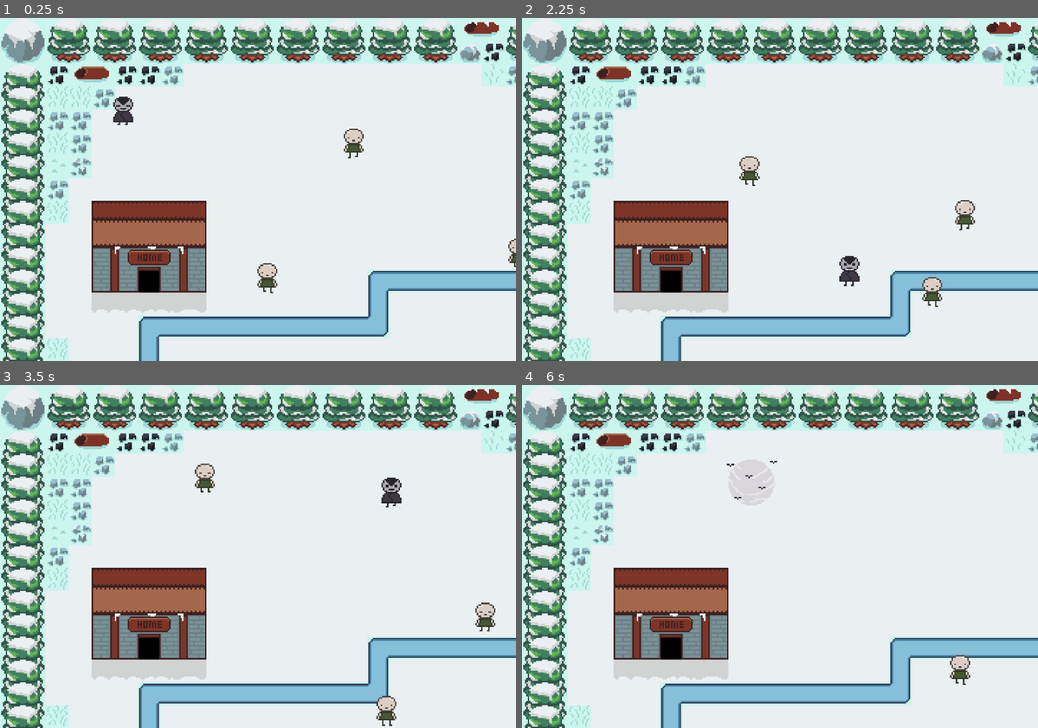
Above: before the commit, frames 1-4 (two rows, left to right).
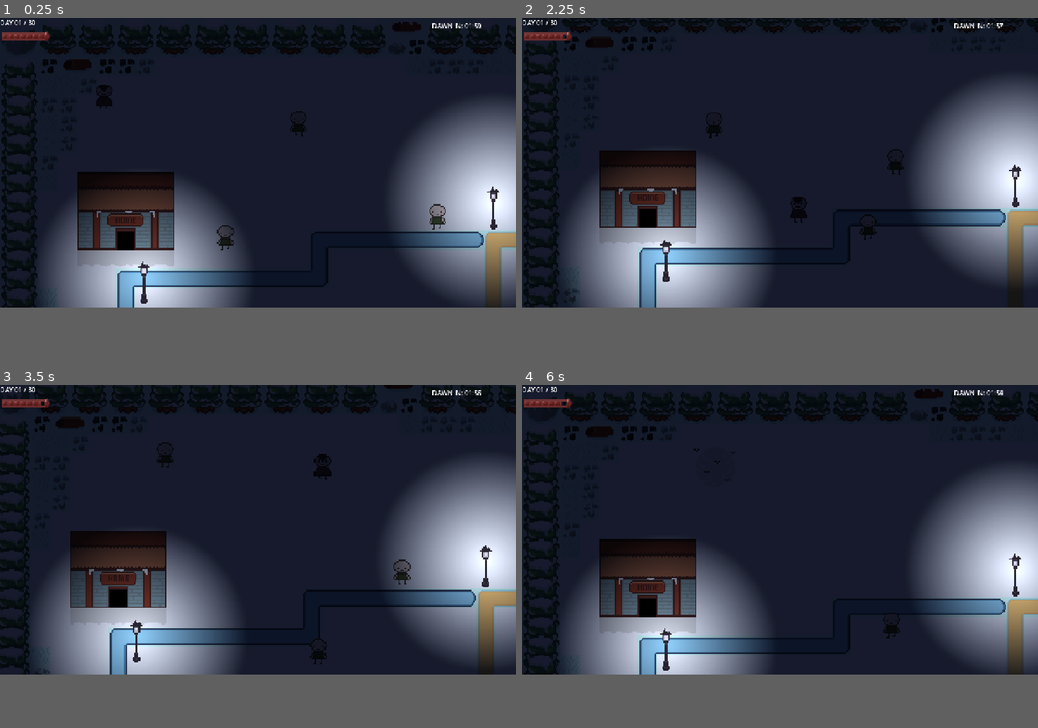
Above: after the commit, the same moments.

Repository: JLKern13/AV_GMTK_GJ_2026
Game: Godot game, scene res://Game/AlaskaTown.tscn
The game is run twice, just before and just after one commit, with the same random seed, the same clock (stepped at 60 frames per second) and the same inputs.
Inputs:
- Up to frame 1 (0.25 s): no input
- Up to frame 2 (2.25 s): tap Enter (ui_accept) at 0.5, 0.77, 1.52 s; hold Right (ui_right) 0.53-1.28 s; hold Down (ui_down) 1.28-2.03 s; hold Right (ui_right) from 2.03 s (still down)
- Up to frame 3 (3.5 s): release Right (ui_right) at 2.78 s; hold Up (ui_up) from 2.78 s (still down); tap Enter (ui_accept) at 3.02 s
- Up to frame 4 (6 s): release Up (ui_up) at 3.53 s; hold Left (ui_left) 3.53-5.03 s; tap Enter (ui_accept) at 3.77, 4.52 s; hold Down (ui_down) 5.03-5.78 s; hold Right (ui_right) from 5.78 s (still down)
In our replay, the window is 800x533 before the commit and 800x450 after it. These sizes can differ from the game's own. Grey fills any space a smaller window leaves; there, only what the larger window draws over its background counts as a difference.

The runs differ from the first frame. In frame 1, 88% of the frame differs, in the area x 0-100%, y 0-100%; in frame 2, 88%; in frame 3, 88%; in frame 4, 88%.

Commit message:
Music, UI, SFX, Tilemap, streetlights, etc.
Sic... game jams are fun but this is going SUPER fast and I'm having trouble keeping track of what I did, let alone making decent notes lol

Game sort of works for now.  Need to add pathing, but lights and lighting/stealth system works and civilians wander and flee.

Tilemap has physics layer and terrains setup, but map is currently mostly handcrafted lol

Family is a little stressed, but we're perservering.  Even if this isn't perfect when its submitted, I hope this is something we're all proud of when we're done!

Diff:
--- a/alaskan-vampire-(gmtk-gj-2026)/Entities/NPCs/BaseNPC.gd
+++ b/alaskan-vampire-(gmtk-gj-2026)/Entities/NPCs/BaseNPC.gd
@@ -8,6 +8,7 @@
 @export var drain_duration: float = 3.0
 @export var panic_speed: float = 80.0
 @export var normal_speed: float = 40.0
+@export var panic_screams: Array[AudioStream] = []
 
 var is_alert: bool = false
 var target_player: Player = null
@@ -19,6 +20,7 @@
 @onready var animated_sprite: AnimatedSprite2D = $AnimatedSprite2D
 @onready var detection_area: Area2D = $VisionPivot/VisionCone
 @onready var vision_pivot: Node2D = $VisionPivot # Ensure your pivot node is named VisionPivot
+@onready var scream_player: AudioStreamPlayer2D = $ScreamPlayer
 
 func _ready() -> void:
 	move_speed = normal_speed
@@ -43,8 +45,10 @@
 		State.WANDER:
 			velocity = wander_direction * normal_speed
 			animated_sprite.play("Walking")
-			if wander_direction.x != 0:
-				animated_sprite.flip_h = (wander_direction.x < 0)
+			if wander_direction.x < 0:
+				animated_sprite.flip_h = false
+			else:
+				animated_sprite.flip_h = true
 			move_and_slide()
 
 		State.PANIC:
@@ -52,8 +56,10 @@
 			if target_player:
 				var flee_direction = (global_position - target_player.global_position).normalized()
 				velocity = flee_direction * panic_speed
-				if flee_direction.x != 0:
-					animated_sprite.flip_h = (flee_direction.x < 0)
+				if flee_direction.x < 0:
+					animated_sprite.flip_h = false
+				else:
+					animated_sprite.flip_h = true
 				move_and_slide()
 
 		State.BEING_EATEN:
@@ -99,8 +105,24 @@
 	if current_state == State.BEING_EATEN:
 		return
 
+	# ONLY trigger the scream if they were NOT already panicking!
+	if current_state != State.PANIC:
+		play_random_scream()
+
 	current_state = State.PANIC
 	target_player = player_node
+
+func play_random_scream() -> void:
+	if panic_screams.is_empty():
+		return
+
+	# Pick a random audio clip from your fiancée's recordings!
+	var random_scream = panic_screams.pick_random()
+
+	scream_player.stream = random_scream
+	# Slightly adjust pitch each time for extra natural variation (e.g., 0.9x to 1.1x speed/pitch)
+	scream_player.pitch_scale = randf_range(0.9, 1.1)
+	scream_player.play()
 
 func on_being_eaten() -> void:
 	current_state = State.BEING_EATEN
--- a/alaskan-vampire-(gmtk-gj-2026)/Entities/NPCs/BaseNPC.tscn
+++ b/alaskan-vampire-(gmtk-gj-2026)/Entities/NPCs/BaseNPC.tscn
@@ -85,6 +85,9 @@
 
 [node name="BaseNPC" type="CharacterBody2D" unique_id=1769980847]
 script = ExtResource("1_714sj")
+panic_screams = Array[AudioStream]([null, null, null, null, null, null])
+
+[node name="ScreamPlayer" type="AudioStreamPlayer2D" parent="." unique_id=1144079078]
 
 [node name="CollisionShape2D" type="CollisionShape2D" parent="." unique_id=1882462880]
 position = Vector2(0, -0.5)
@@ -92,8 +95,7 @@
 
 [node name="AnimatedSprite2D" type="AnimatedSprite2D" parent="." unique_id=880376257]
 sprite_frames = SubResource("SpriteFrames_bn8sg")
-animation = &"Panicking"
-frame_progress = 0.2760628
+animation = &"Idle"
 
 [node name="VisionPivot" type="Node2D" parent="." unique_id=1252162196]
 
--- a/alaskan-vampire-(gmtk-gj-2026)/Entities/Player/Player.gd
+++ b/alaskan-vampire-(gmtk-gj-2026)/Entities/Player/Player.gd
@@ -2,13 +2,39 @@
 extends BaseEntity
 
 signal blood_gained(amount: int)
+signal blood_changed(current_blood: float, max_blood: float)
 signal player_caught
+
+@export var max_blood: float = 100.0
+@export var current_blood: float = 100.0
+@export var blood_drain_rate: float = 2.0 # Drains 2 blood per second
 
 @onready var animated_sprite: AnimatedSprite2D = $AnimatedSprite2D
 @onready var attack_area: Area2D = $AttackArea
 
 var is_feeding: bool = false
 var is_damaged: bool = false
+
+func _ready() -> void:
+	is_in_shadow = true
+
+func _process(delta: float) -> void:
+	# Continuous blood drain over time
+	if current_blood > 0:
+		current_blood -= blood_drain_rate * delta
+		current_blood = max(current_blood, 0.0)
+		blood_changed.emit(current_blood, max_blood)
+
+		if current_blood <= 0:
+			on_starved()
+
+func add_blood(amount: float) -> void:
+	current_blood = min(current_blood + amount, max_blood)
+	blood_changed.emit(current_blood, max_blood)
+
+func on_starved() -> void:
+	print("Vampy starved! Game Over.")
+	# Handle death/game over transition here
 
 func _physics_process(_delta: float) -> void:
 	# Block movement if currently feeding or taking damage
@@ -27,8 +53,10 @@
 	# Update sprite animations & flipping
 	if direction != Vector2.ZERO:
 		animated_sprite.play("Walking")
-		if direction.x != 0:
-			animated_sprite.flip_h = (direction.x < 0)
+		if direction.x < 0:
+			animated_sprite.flip_h = false
+		else:
+			animated_sprite.flip_h = true
 	else:
 		animated_sprite.play("Idle")
 
@@ -51,20 +79,16 @@
 func start_feeding(target_npc: BaseNPC) -> void:
 	is_feeding = true
 	velocity = Vector2.ZERO
-
-	# Play dust cloud animation
 	animated_sprite.play("Feeding")
 
-	# Tell the NPC to lock up / enter "being fed on" state
 	target_npc.on_being_eaten()
-
-	# Wait for NPC's required drain duration (e.g., 3.0s for civilian, 4.5s for police)
 	await get_tree().create_timer(target_npc.drain_duration).timeout
 
-	# Check if player was interrupted (e.g., caught by a cop during the timer)
 	if is_feeding:
-		blood_gained.emit(target_npc.blood_value)
-		target_npc.queue_free() # Remove NPC from scene
+		# Reward the player with blood and update HUD!
+		add_blood(target_npc.blood_value)
+
+		target_npc.queue_free()
 		is_feeding = false
 		animated_sprite.play("Idle")
 
--- /dev/null
+++ b/alaskan-vampire-(gmtk-gj-2026)/Game/AlaskaTown.gd
@@ -0,0 +1,42 @@
+extends Node2D
+
+@export var night_duration_seconds: float = 120.0 # 2 minutes per night
+@export var current_day: int = 1
+@export var max_days: int = 30
+
+var time_remaining: float = 0.0
+var is_night_active: bool = true
+
+@onready var player: Player = $Player
+@onready var hud: HUD = $HUD
+
+func _ready() -> void:
+	time_remaining = night_duration_seconds
+
+	# Connect HUD signals
+	player.blood_changed.connect(hud.update_blood_display)
+	hud.update_day_display(current_day, max_days)
+
+func _process(delta: float) -> void:
+	if not is_night_active:
+		return
+
+	# Tick down the night timer
+	time_remaining -= delta
+	time_remaining = max(time_remaining, 0.0)
+	hud.update_time_display(time_remaining)
+
+	# Check for Dawn (Player survived the night!)
+	if time_remaining <= 0.0:
+		on_dawn_arrived()
+
+func on_dawn_arrived() -> void:
+	is_night_active = false
+	print("Dawn has broken! Day %d survived!" % current_day)
+
+	# Check if Vampy has enough blood stored to survive or move to next day
+	if current_day < max_days:
+		current_day += 1
+		# Trigger end-of-day sequence or reset scene for next night
+	else:
+		print("YOU SURVIVED THE ALASKAN WINTER! WIN GAME!")
--- a/alaskan-vampire-(gmtk-gj-2026)/Game/AlaskaTown.tscn
+++ b/alaskan-vampire-(gmtk-gj-2026)/Game/AlaskaTown.tscn
@@ -1,8 +1,12 @@
 [gd_scene format=4 uid="uid://ddgoy8w4kdcbq"]
 
 [ext_resource type="PackedScene" uid="uid://b47ql64iggam7" path="res://Entities/Player/Player.tscn" id="1_k0bx8"]
+[ext_resource type="Script" uid="uid://uml4mr7qkudv" path="res://Game/AlaskaTown.gd" id="1_qqsc8"]
+[ext_resource type="AudioStream" uid="uid://b41kfpwd5242c" path="res://Assets/Music/Scared_Silly_60s_version.wav" id="2_1lbcv"]
+[ext_resource type="PackedScene" uid="uid://ca8hwabrt2r3" path="res://Game/HUD.tscn" id="2_8ar4f"]
 [ext_resource type="PackedScene" uid="uid://b5lx3kpnuh82k" path="res://Entities/NPCs/BaseNPC.tscn" id="2_yjy7j"]
 [ext_resource type="Texture2D" uid="uid://ctmadibbm8axl" path="res://Assets/Game/snowy_tileset_zaph.png" id="3_1lbcv"]
+[ext_resource type="PackedScene" uid="uid://dh3kj3dde8apu" path="res://Game/streetlight.tscn" id="4_yjy7j"]
 
 [sub_resource type="TileSetAtlasSource" id="TileSetAtlasSource_qqsc8"]
 texture = ExtResource("3_1lbcv")
@@ -202,17 +206,20 @@
 2:3/0 = 0
 2:3/0/terrain_set = 0
 2:3/0/terrain = 7
+2:3/0/physics_layer_0/polygon_0/points = PackedVector2Array(-8, -8, 8, -8, 8, 8, -8, 8)
 2:3/0/terrains_peering_bit/right_side = 7
 2:3/0/terrains_peering_bit/bottom_side = 7
 3:3/0 = 0
 3:3/0/terrain_set = 0
 3:3/0/terrain = 7
+3:3/0/physics_layer_0/polygon_0/points = PackedVector2Array(-8, -8, 8, -8, 8, 8, -8, 8)
 3:3/0/terrains_peering_bit/right_side = 7
 3:3/0/terrains_peering_bit/bottom_side = 7
 3:3/0/terrains_peering_bit/left_side = 7
 4:3/0 = 0
 4:3/0/terrain_set = 0
 4:3/0/terrain = 7
+4:3/0/physics_layer_0/polygon_0/points = PackedVector2Array(-8, -8, 8, -8, 8, 8, -8, 8)
 4:3/0/terrains_peering_bit/bottom_side = 7
 4:3/0/terrains_peering_bit/left_side = 7
 5:3/0 = 0
@@ -261,12 +268,14 @@
 2:4/0 = 0
 2:4/0/terrain_set = 0
 2:4/0/terrain = 7
+2:4/0/physics_layer_0/polygon_0/points = PackedVector2Array(-8, -8, 8, -8, 8, 8, -8, 8)
 2:4/0/terrains_peering_bit/right_side = 7
 2:4/0/terrains_peering_bit/bottom_side = 7
 2:4/0/terrains_peering_bit/top_side = 7
 3:4/0 = 0
 3:4/0/terrain_set = 0
 3:4/0/terrain = 7
+3:4/0/physics_layer_0/polygon_0/points = PackedVector2Array(-8, -8, 8, -8, 8, 8, -8, 8)
 3:4/0/terrains_peering_bit/right_side = 7
 3:4/0/terrains_peering_bit/bottom_side = 7
 3:4/0/terrains_peering_bit/left_side = 7
@@ -274,6 +283,7 @@
 4:4/0 = 0
 4:4/0/terrain_set = 0
 4:4/0/terrain = 7
+4:4/0/physics_layer_0/polygon_0/points = PackedVector2Array(-8, -8, 8, -8, 8, 8, -8, 8)
 4:4/0/terrains_peering_bit/bottom_side = 7
 4:4/0/terrains_peering_bit/left_side = 7
 4:4/0/terrains_peering_bit/top_side = 7
@@ -335,17 +345,20 @@
 2:5/0 = 0
 2:5/0/terrain_set = 0
 2:5/0/terrain = 7
+2:5/0/physics_layer_0/polygon_0/points = PackedVector2Array(-8, -8, 8, -8, 8, 8, -8, 8)
 2:5/0/terrains_peering_bit/right_side = 7
 2:5/0/terrains_peering_bit/top_side = 7
 3:5/0 = 0
 3:5/0/terrain_set = 0
 3:5/0/terrain = 7
+3:5/0/physics_layer_0/polygon_0/points = PackedVector2Array(-8, -8, 8, -8, 8, 8, -8, 8)
 3:5/0/terrains_peering_bit/right_side = 7
 3:5/0/terrains_peering_bit/left_side = 7
 3:5/0/terrains_peering_bit/top_side = 7
 4:5/0 = 0
 4:5/0/terrain_set = 0
 4:5/0/terrain = 7
+4:5/0/physics_layer_0/polygon_0/points = PackedVector2Array(-8, -8, 8, -8, 8, 8, -8, 8)
 4:5/0/terrains_peering_bit/left_side = 7
 4:5/0/terrains_peering_bit/top_side = 7
 5:5/0 = 0
@@ -697,15 +710,40 @@
 terrain_set_0/terrain_8/color = Color(0.46875, 0.25, 0.5, 1)
 sources/0 = SubResource("TileSetAtlasSource_qqsc8")
 
-[node name="Node2D" type="Node2D" unique_id=1508851726]
+[node name="AlaskaTown" type="Node2D" unique_id=1508851726]
+script = ExtResource("1_qqsc8")
+
+[node name="HUD" parent="." unique_id=1019856643 instance=ExtResource("2_8ar4f")]
 
 [node name="TileMapLayer" type="TileMapLayer" parent="." unique_id=199076447]
-tile_map_data = PackedByteArray("AABDACwAAAAIAAMAAABDACsAAAA …(6296 unchanged characters)… 7AAkAAAAEAAoAAAA7AAgAAAAEAAoAAAA7AAcAAAACAAoAAAA7AAYAAAAFAAkAAAA7AAUAAAALAAMAAAA7AAQAAAAHAAEAAAA7AAM …(42543 unchanged characters)…
+tile_map_data = PackedByteArray("AABDACwAAAAIAAMAAABDACsAAAA …(6296 unchanged characters)… 7AAkAAAAEAAoAAAA7AAgAAAAEAAoAAAA7AAcAAAAFAAkAAAA7AAYAAAALAAQAAAA7AAUAAAALAAMAAAA7AAQAAAAHAAEAAAA7AAM …(42543 unchanged characters)…
 tile_set = SubResource("TileSet_8ar4f")
+
+[node name="Shadows" type="CanvasModulate" parent="." unique_id=315112606]
+color = Color(0.09411765, 0.10980392, 0.18039216, 1)
+
+[node name="MusicPlayer" type="AudioStreamPlayer2D" parent="." unique_id=1508733838]
+stream = ExtResource("2_1lbcv")
+volume_db = -6.0
+autoplay = true
 
 [node name="Player" parent="." unique_id=2138001670 instance=ExtResource("1_k0bx8")]
 position = Vector2(86, 65)
 
+[node name="Camera2D" type="Camera2D" parent="Player" unique_id=836252012]
+zoom = Vector2(3, 3)
+limit_left = 0
+limit_top = 0
+limit_right = 1088
+limit_bottom = 720
+position_smoothing_enabled = true
+drag_horizontal_enabled = true
+drag_vertical_enabled = true
+drag_left_margin = 0.25
+drag_top_margin = 0.25
+drag_right_margin = 0.25
+drag_bottom_margin = 0.25
+
 [node name="BaseNPC" parent="." unique_id=1769980847 instance=ExtResource("2_yjy7j")]
 position = Vector2(239, 82)
 
@@ -714,3 +752,54 @@
 
 [node name="BaseNPC3" parent="." unique_id=1997961920 instance=ExtResource("2_yjy7j")]
 position = Vector2(371, 162)
+
+[node name="BaseNPC4" parent="." unique_id=1069287921 instance=ExtResource("2_yjy7j")]
+position = Vector2(879, 269)
+
+[node name="BaseNPC5" parent="." unique_id=278210478 instance=ExtResource("2_yjy7j")]
+position = Vector2(679, 248)
+
+[node name="BaseNPC6" parent="." unique_id=1076788861 instance=ExtResource("2_yjy7j")]
+position = Vector2(987, 377)
+
+[node name="BaseNPC7" parent="." unique_id=169391766 instance=ExtResource("2_yjy7j")]
+position = Vector2(84, 412)
+
+[node name="BaseNPC8" parent="." unique_id=355782594 instance=ExtResource("2_yjy7j")]
+position = Vector2(317, 504)
+
+[node name="BaseNPC9" parent="." unique_id=999619215 instance=ExtResource("2_yjy7j")]
+position = Vector2(426, 565)
+
+[node name="BaseNPC10" parent="." unique_id=1585938862 instance=ExtResource("2_yjy7j")]
+position = Vector2(793, 603)
+
+[node name="Streetlight" parent="." unique_id=2129420608 instance=ExtResource("4_yjy7j")]
+position = Vector2(408, 158)
+
+[node name="Streetlight2" parent="." unique_id=591082652 instance=ExtResource("4_yjy7j")]
+position = Vector2(409, 405)
+
+[node name="Streetlight3" parent="." unique_id=1108169305 instance=ExtResource("4_yjy7j")]
+position = Vector2(220, 605)
+
+[node name="Streetlight4" parent="." unique_id=39385288 instance=ExtResource("4_yjy7j")]
+position = Vector2(613, 606)
+
+[node name="Streetlight5" parent="." unique_id=45943297 instance=ExtResource("4_yjy7j")]
+position = Vector2(764, 421)
+
+[node name="Streetlight6" parent="." unique_id=1692928077 instance=ExtResource("4_yjy7j")]
+position = Vector2(221, 383)
+
+[node name="Streetlight7" parent="." unique_id=1691769774 instance=ExtResource("4_yjy7j")]
+position = Vector2(697, 182)
+
+[node name="Streetlight8" parent="." unique_id=484969921 instance=ExtResource("4_yjy7j")]
+position = Vector2(939, 128)
+
+[node name="Streetlight9" parent="." unique_id=1795718795 instance=ExtResource("4_yjy7j")]
+position = Vector2(119, 220)
+
+[node name="Streetlight10" parent="." unique_id=1289467683 instance=ExtResource("4_yjy7j")]
+position = Vector2(939, 541)
--- /dev/null
+++ b/alaskan-vampire-(gmtk-gj-2026)/Game/HUD.gd
@@ -0,0 +1,25 @@
+class_name HUD
+extends CanvasLayer
+
+@onready var day_label: Label = $Control/TopLeftContainer/VBoxContainer/DayLabel
+@onready var time_label: Label = $Control/TopRightContainer/TimeLabel
+@onready var blood_sprite: Sprite2D = $Control/TopLeftContainer/VBoxContainer/BloodBar
+
+# Assuming the top row of the blood sheet has 8 frames of draining blood
+const MAX_BLOOD_FRAMES: int = 24
+
+func update_blood_display(current_blood: float, max_blood: float) -> void:
+	# Calculate blood percentage (0.0 to 1.0)
+	var blood_pct: float = clamp(current_blood / max_blood, 0.0, 1.0)
+
+	# Map percentage to the sprite frame (Full = Frame 0, Empty = Frame 7)
+	var frame_index: int = int((1.0 - blood_pct) * MAX_BLOOD_FRAMES)
+	blood_sprite.frame = clamp(frame_index, 0, MAX_BLOOD_FRAMES)
+
+func update_day_display(current_day: int, total_days: int = 30) -> void:
+	day_label.text = "DAY %02d / %02d" % [current_day, total_days]
+
+func update_time_display(seconds_remaining: float) -> void:
+	var minutes: int = int(seconds_remaining) / 60
+	var seconds: int = int(seconds_remaining) % 60
+	time_label.text = "DAWN IN: %02d:%02d" % [minutes, seconds]
--- /dev/null
+++ b/alaskan-vampire-(gmtk-gj-2026)/Game/HUD.tscn
@@ -0,0 +1,40 @@
+[gd_scene format=3 uid="uid://ca8hwabrt2r3"]
+
+[ext_resource type="Script" uid="uid://drbaftgirgxub" path="res://Game/HUD.gd" id="1_tt7mc"]
+[ext_resource type="Texture2D" uid="uid://dvmdo5vx8xhen" path="res://Assets/Game/vampy blood 2.00.png" id="2_asbbg"]
+
+[node name="HUD" type="CanvasLayer" unique_id=1019856643]
+script = ExtResource("1_tt7mc")
+
+[node name="Control" type="Control" parent="." unique_id=511256692]
+layout_mode = 3
+anchors_preset = 0
+offset_right = 40.0
+offset_bottom = 40.0
+
+[node name="TopLeftContainer" type="MarginContainer" parent="Control" unique_id=187393472]
+layout_mode = 0
+offset_right = 40.0
+offset_bottom = 40.0
+
+[node name="VBoxContainer" type="VBoxContainer" parent="Control/TopLeftContainer" unique_id=1609519992]
+layout_mode = 2
+
+[node name="BloodBar" type="Sprite2D" parent="Control/TopLeftContainer/VBoxContainer" unique_id=803890514]
+position = Vector2(64, 46)
+scale = Vector2(3, 3)
+texture = ExtResource("2_asbbg")
+hframes = 5
+vframes = 5
+
+[node name="DayLabel" type="Label" parent="Control/TopLeftContainer/VBoxContainer" unique_id=26610040]
+layout_mode = 2
+
+[node name="TopRightContainer" type="MarginContainer" parent="Control" unique_id=1350695479]
+layout_mode = 0
+offset_left = 1072.0
+offset_right = 1112.0
+offset_bottom = 40.0
+
+[node name="TimeLabel" type="Label" parent="Control/TopRightContainer" unique_id=518253640]
+layout_mode = 2
--- /dev/null
+++ b/alaskan-vampire-(gmtk-gj-2026)/Game/Streetlight.gd
@@ -0,0 +1,17 @@
+extends Node2D
+
+@onready var light_zone: Area2D = $LightZone
+
+func _ready() -> void:
+	light_zone.body_entered.connect(_on_light_zone_body_entered)
+	light_zone.body_exited.connect(_on_light_zone_body_exited)
+
+func _on_light_zone_body_entered(body: Node2D) -> void:
+	if body is Player:
+		# Stepping into streetlight reveals player!
+		body.is_in_shadow = false
+
+func _on_light_zone_body_exited(body: Node2D) -> void:
+	if body is Player:
+		# Leaving light returns player to the safety of shadows
+		body.is_in_shadow = true
--- /dev/null
+++ b/alaskan-vampire-(gmtk-gj-2026)/Game/streetlight.tscn
@@ -0,0 +1,40 @@
+[gd_scene format=3 uid="uid://dh3kj3dde8apu"]
+
+[ext_resource type="Script" uid="uid://cc2kegfte1f3i" path="res://Game/Streetlight.gd" id="1_s3jty"]
+[ext_resource type="Texture2D" uid="uid://caduuatxkecve" path="res://Assets/Game/Street Light.png" id="2_iiilr"]
+
+[sub_resource type="RectangleShape2D" id="RectangleShape2D_s3jty"]
+size = Vector2(6, 8)
+
+[sub_resource type="Gradient" id="Gradient_puwma"]
+offsets = PackedFloat32Array(0, 0.7063712)
+colors = PackedColorArray(1, 1, 1, 1, 0, 0, 0, 1)
+
+[sub_resource type="GradientTexture2D" id="GradientTexture2D_i73t3"]
+gradient = SubResource("Gradient_puwma")
+fill = 1
+fill_from = Vector2(0.5014245, 0.47293448)
+
+[sub_resource type="CircleShape2D" id="CircleShape2D_wy38k"]
+radius = 96.0
+
+[node name="StaticBody2D" type="StaticBody2D" unique_id=1879009975]
+
+[node name="CollisionShape2D" type="CollisionShape2D" parent="." unique_id=575420446]
+position = Vector2(0, 13)
+shape = SubResource("RectangleShape2D_s3jty")
+
+[node name="Streetlight" type="Node2D" parent="." unique_id=2129420608]
+script = ExtResource("1_s3jty")
+
+[node name="Sprite2D" type="Sprite2D" parent="Streetlight" unique_id=179939758]
+texture = ExtResource("2_iiilr")
+
+[node name="PointLight2D" type="PointLight2D" parent="Streetlight" unique_id=784446683]
+scale = Vector2(3, 3)
+texture = SubResource("GradientTexture2D_i73t3")
+
+[node name="LightZone" type="Area2D" parent="Streetlight" unique_id=148739678]
+
+[node name="CollisionShape2D" type="CollisionShape2D" parent="Streetlight/LightZone" unique_id=20121762]
+shape = SubResource("CircleShape2D_wy38k")
--- a/alaskan-vampire-(gmtk-gj-2026)/project.godot
+++ b/alaskan-vampire-(gmtk-gj-2026)/project.godot
@@ -17,10 +17,9 @@
 
 [display]
 
-window/size/viewport_width=1080
+window/size/viewport_width=1280
 window/size/viewport_height=720
 window/stretch/mode="canvas_items"
-window/stretch/scale=3.0
 
 [physics]
 
Binary file added: alaskan-vampire-(gmtk-gj-2026)/Assets/Game/Street Light.png
Not shown, added: alaskan-vampire-(gmtk-gj-2026)/Assets/Game/Street Light.png.import
Binary file added: alaskan-vampire-(gmtk-gj-2026)/Assets/Game/vampy blood 1.00.png
Not shown, added: alaskan-vampire-(gmtk-gj-2026)/Assets/Game/vampy blood 1.00.png.import
Binary file added: alaskan-vampire-(gmtk-gj-2026)/Assets/Game/vampy blood 2.00.png
Not shown, added: alaskan-vampire-(gmtk-gj-2026)/Assets/Game/vampy blood 2.00.png.import
Binary file added: alaskan-vampire-(gmtk-gj-2026)/Assets/Game/vampy sprite title screen 1.00.png
Not shown, added: alaskan-vampire-(gmtk-gj-2026)/Assets/Game/vampy sprite title screen 1.00.png.import
Not shown, added: alaskan-vampire-(gmtk-gj-2026)/Assets/Music/Scared_Silly_60s_version.wav.import
Not shown, added: alaskan-vampire-(gmtk-gj-2026)/Game/AlaskaTown.gd.uid
Not shown, added: alaskan-vampire-(gmtk-gj-2026)/Game/HUD.gd.uid
Not shown, added: alaskan-vampire-(gmtk-gj-2026)/Game/Streetlight.gd.uid
(and 1 more such lines)
